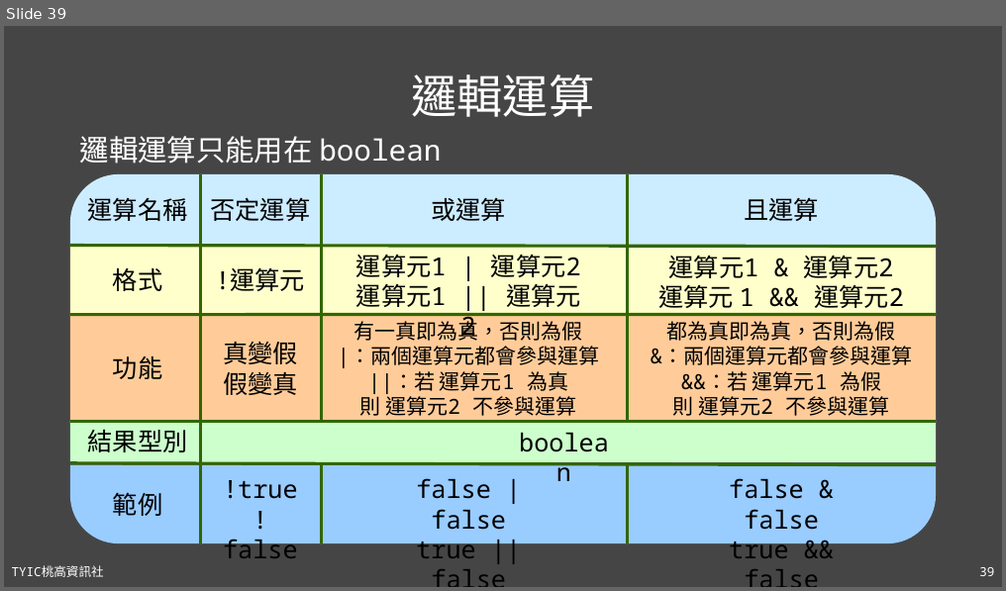
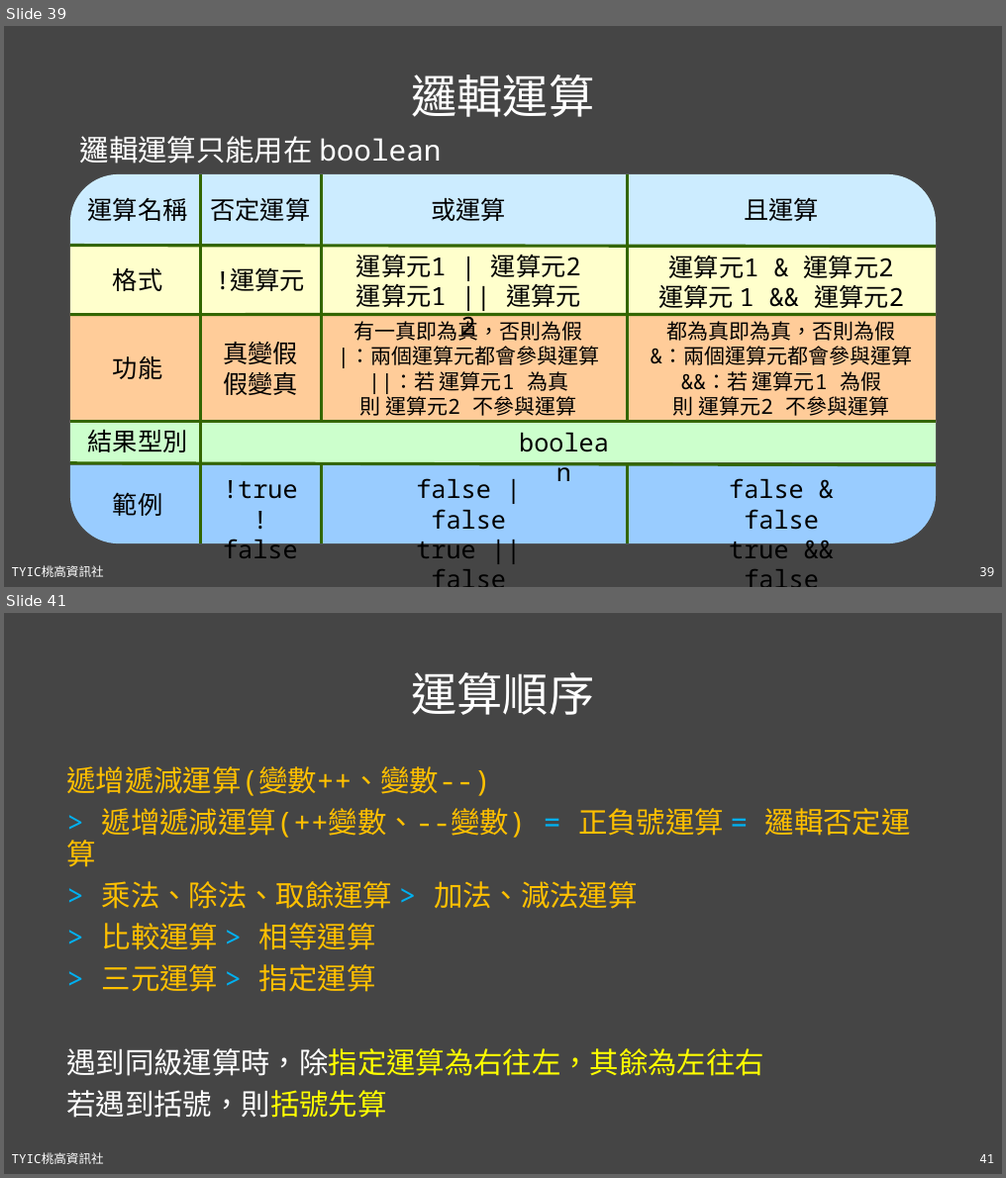
Before and after one commit to TYSHIC/slides, a slide deck: powerpoint/04_初探Java.pptx. Shown one above the other, each under a label of ours: slide 39 before the commit, slides 39 and 41 after it; the slides between them are not shown. The pictures are 1006x591 and 1006x1178 pixels, drawn with LibreOffice and Linux fonts; fonts in the diff are those of the drawing. Boxes give left, top, right and bottom in pixels: in the first picture for what was removed or moved away, otherwise in the second. Text is boxed around its words. In the diff, an @@ line names an element or a change of style, - is before the commit and + after.

```diff
--- a/powerpoint/04_初探Java.pptx
+++ b/powerpoint/04_初探Java.pptx
@@ slide 41 added at (4, 613, 1002, 1174), background #454545; not listed: 2 template elements that a slide beside it also shows @@
@@ title added at (411, 672, 594, 715), 44 pt, text #FFFFFF @@
+運算順序
@@ text added at (66, 766, 911, 1118), 28 pt, text #FFC000 @@
+遞增遞減運算(變數++、變數--)
+> 遞增遞減運算(++變數、--變數) = 正負號運算 = 邏輯否定運算
+> 乘法、除法、取餘運算 > 加法、減法運算
+> 比較運算 > 相等運算
+> 三元運算 > 指定運算
+遇到同級運算時，除指定運算為右往左，其餘為左往右
+若遇到括號，則括號先算
```
Also in this commit, not shown: 2 slides changed, 1 other slide added, 2 other files.
